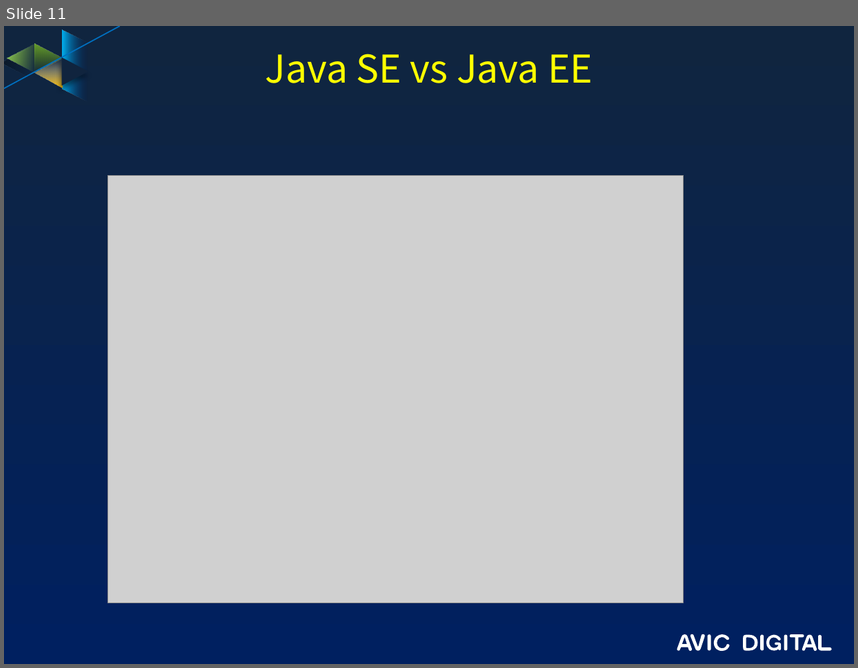
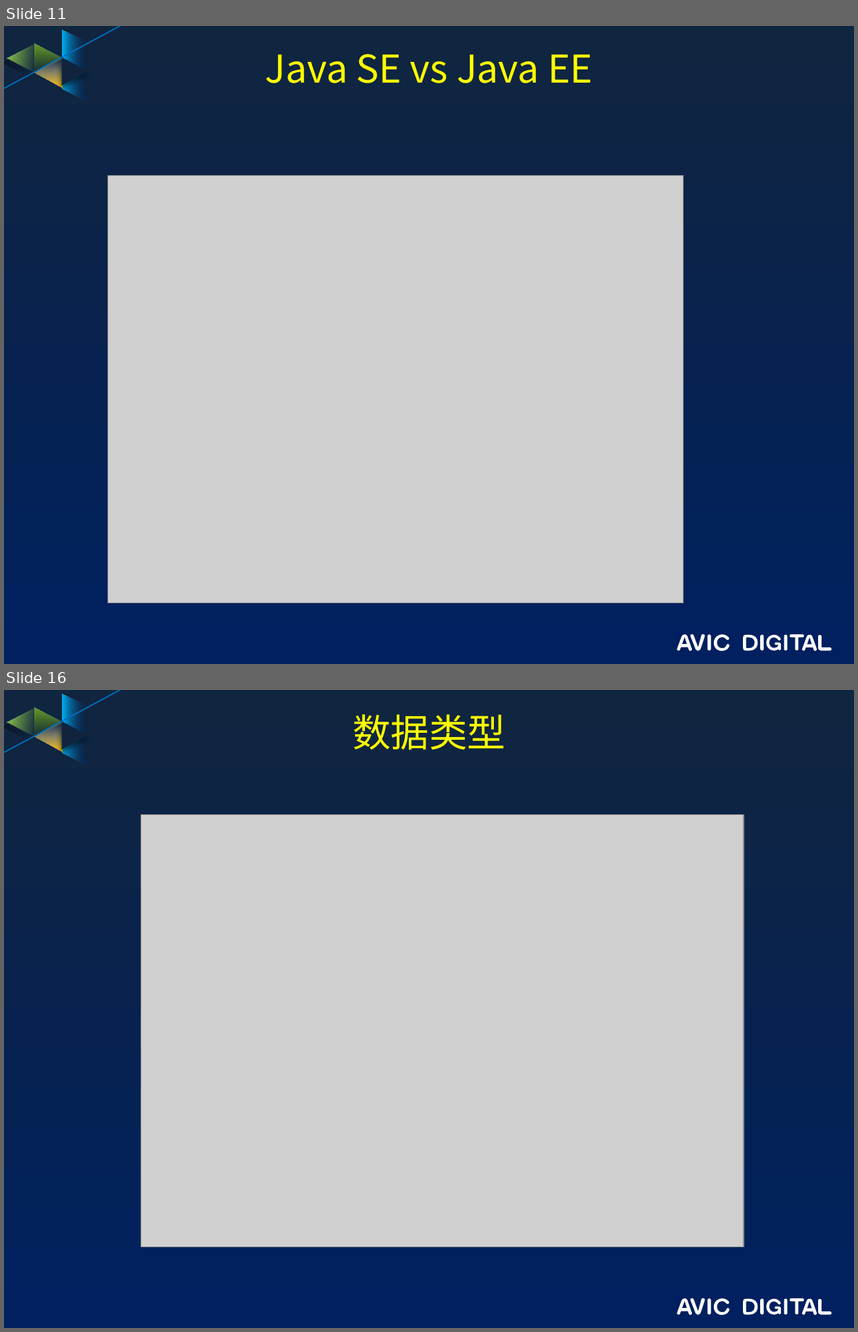
Before and after one commit to guofengzh/java-way, a slide deck: docs/java-概述.pptx. Shown one above the other, each under a label of ours: slide 11 before the commit, slides 11 and 16 after it; the slides between them are not shown. The pictures are 858x668 and 858x1332 pixels, drawn with LibreOffice and Linux fonts; fonts in the diff are those of the drawing; grey boxes stand for pictures; background and template pictures are left out. Boxes give left, top, right and bottom in pixels: in the first picture for what was removed or moved away, otherwise in the second. Text is boxed around its words. In the diff, an @@ line names an element or a change of style, - is before the commit and + after.

```diff
--- a/docs/java-概述.pptx
+++ b/docs/java-概述.pptx
@@ slide 16 added at (4,690,854,1328), background gradient #10253F to #002060; not listed: 17 template elements that a slide beside it also shows @@
@@ title added at (352,714,506,750), 32.4 pt, text #FFFF00 @@
+数据类型
@@ picture added at (141,815,744,1247) @@
```
Also in this commit, not shown: 19 other slides added, 1 other file.
